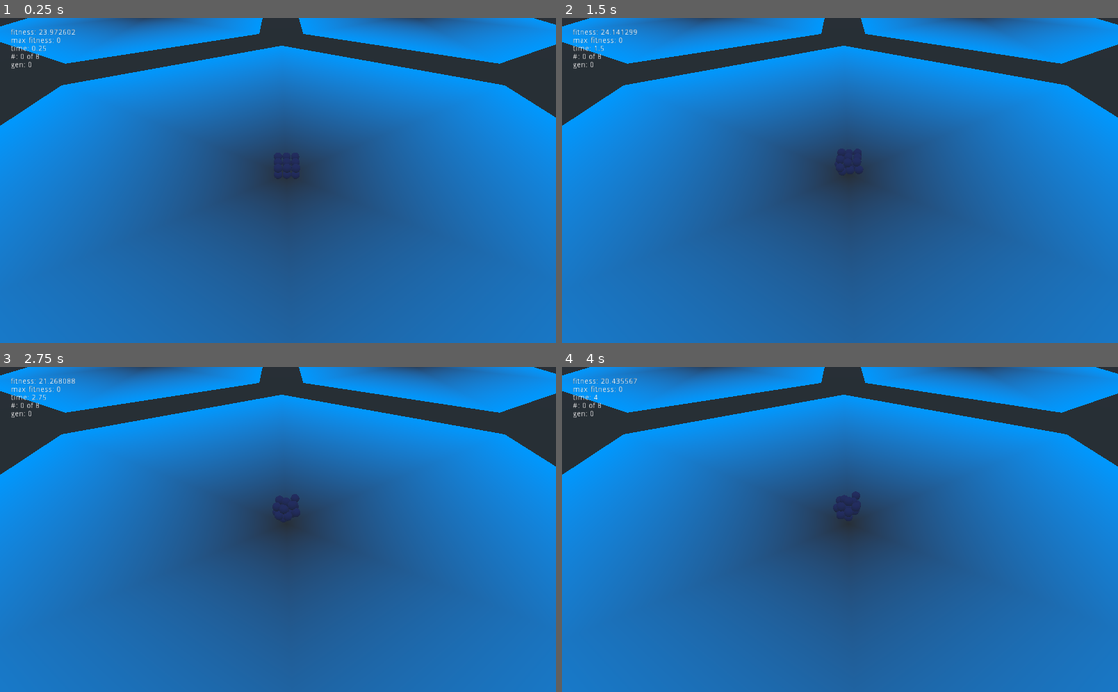
Above: before the commit, frames 1-4 (two rows, left to right).
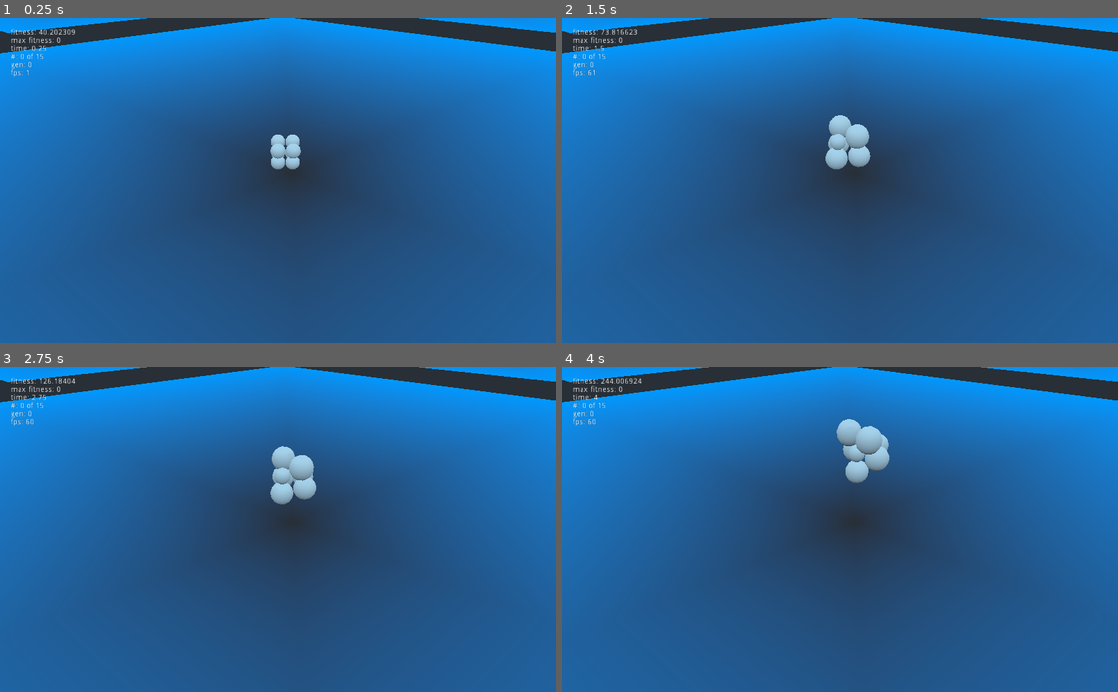
Above: after the commit, the same moments.

Repository: bentles/Particles
Game: Godot game, scene res://TestWorld.tscn
Same seed, same stepped clock (60 frames per second), same inputs: the game is played once before the commit and once after it.
Inputs:
- Up to frame 1 (0.25 s): no input
- Up to frame 2 (1.5 s): no input
- Up to frame 3 (2.75 s): no input
- Up to frame 4 (4 s): no input

The runs differ from the first frame. In frame 1, 86% of the frame differs, in the area x 0-100%, y 0-100%; in frame 2, 87%; in frame 3, 86%; in frame 4, 86%.

Commit message:
sigmoid now relu

Diff:
--- a/Neural Network/Brain.gd
+++ b/Neural Network/Brain.gd
@@ -14,6 +14,7 @@
 var mutation_rate = 0.1
 
 var sigmoid_ref: FuncRef
+var relu_ref: FuncRef
 var dsigmoid_ref: FuncRef
 var mutation_func_ref: FuncRef
 
@@ -21,6 +22,7 @@
 func _init(a, b = 1, c = 1):
 	randomize()
 	sigmoid_ref = funcref(self, 'sigmoid')
+	relu_ref = funcref(self, 'relu')
 	dsigmoid_ref = funcref(self, "dsigmoid")
 	mutation_func_ref = funcref(self, "mutation_func")
 
@@ -60,7 +62,7 @@
 
 	var hidden = MatrixOperator.multiply(weights_ih, inputs)
 	hidden.add(bias_h)
-	hidden.map(sigmoid_ref)
+	hidden.map(relu_ref)
 
 	var outputs = MatrixOperator.multiply(weights_ho, hidden)
 	outputs.add(bias_o)
@@ -124,5 +126,11 @@
 func sigmoid(x):
 	return 1 / (1 + exp(-x))
 
+# func softMax(x):
+# 	e^x / sum(e^x)
+
+func relu(x):
+	return max(x, 0)
+
 func dsigmoid(y):
 	return y * (1 - y)
--- a/Organism/Organism.gd
+++ b/Organism/Organism.gd
@@ -22,14 +22,14 @@
 func calc_fitness():
 	fitness = 0
 	for p in particles:
-		fitness += abs(p.global_transform.origin.x)
-		fitness += abs(p.global_transform.origin.z)
+		fitness += Vector3.ZERO.distance_squared_to(p.global_transform.origin)
+
 
 func _create_particles():
 	particles = []
-	for x in range(-1, 2):
+	for x in range(-1, 1):
 		for y in range(1, 3):
-			for z in range(-1, 2):
+			for z in range(-1, 1):
 				var p = Particle.instance()
 				p.brain = brain # might need some kind of instancing thing here
 				p.translate(Vector3(x, y, z))
--- a/Particle/Particle.gd
+++ b/Particle/Particle.gd
@@ -2,7 +2,7 @@
 
 # Declare member variables here.
 var vel3 = Vector3.ZERO
-export var fmass = 0.8
+export var fmass = 1.9
 
 # maybe can make these asymmetric later if it makes things cooler
 const cooldown_seconds = 0.5
@@ -76,14 +76,6 @@
 
 	var overlapping = $InfluenceArea.get_overlapping_bodies()
 
-	var pos = self.global_transform.origin
-
-	var directions = [ \
-		Vector3(1,0,0), Vector3(-1,0,0), \
-		Vector3(0,1,0), Vector3(0,-1,0), \
-		Vector3(0,0,1), Vector3(0,0,-1), \
-	]
-
 	# assume for now all particles are the same mass so i just pick a
 	# value for G*m1*m2
 
@@ -91,24 +83,14 @@
 
 	var totalInstAcc = Vector3.ZERO;
 
-	var nearby_particles = [ 0, 0, 0, 0, 0, 0 ]
-
 	for body in overlapping:
-		for i in range(6):
-			if body != self:
-				# calculate forces from nearby particles
-				var body3 = body.global_transform.origin
-				var rsq = self.global_transform.origin.distance_squared_to(body3)
-				var r3 = self.global_transform.origin.direction_to(body3)
-				var acc3 = r3 * (gmm * body.fmass * self.fmass)/(rsq)
-				totalInstAcc += acc3
-
-				# read nearby particles
-				# (hmm this info actually seems covered by the force produced)
-				# i will reuse this for state info mayyybe
-				#var dot_prod = directions[i].dot(r3)
-				#dot_prod = 0 if dot_prod < 0 else dot_prod
-				#nearby_particles[i] += dot_prod
+		if body != self:
+			# calculate forces from nearby particles
+			var body3 = body.global_transform.origin
+			var rsq = self.global_transform.origin.distance_squared_to(body3)
+			var r3 = self.global_transform.origin.direction_to(body3)
+			var acc3 = r3 * (gmm * body.fmass * self.fmass)/(rsq)
+			totalInstAcc += acc3
 
 	self.add_central_force(totalInstAcc)
 
--- a/Particle/Particle.tscn
+++ b/Particle/Particle.tscn
@@ -8,19 +8,13 @@
 resource_local_to_scene = true
 radius = 0.5
 
-[sub_resource type="SpatialMaterial" id=3]
-flags_transparent = true
-albedo_color = Color( 0.14902, 0.141176, 0.388235, 1 )
-metallic_specular = 0.8
-
 [sub_resource type="SphereShape" id=4]
 resource_local_to_scene = true
 radius = 0.52
 
-[node name="Particle" type="RigidBody" groups=[
-"Particle",
-]]
+[node name="Particle" type="RigidBody" groups=["Particle"]]
 collision_mask = 19
+mass = 0.8
 physics_material_override = SubResource( 1 )
 angular_damp = 0.8
 script = ExtResource( 1 )
@@ -29,7 +23,6 @@
 shape = SubResource( 2 )
 
 [node name="Body" type="CSGSphere" parent="."]
-material_override = SubResource( 3 )
 radius = 0.5
 radial_segments = 14
 rings = 8
--- a/TestWorld.gd
+++ b/TestWorld.gd
@@ -15,13 +15,13 @@
 
 var generation = 0
 var organisms = []
-const GEN_SIZE = 8
+const GEN_SIZE = 15
 var current_organism
 var current_organism_index = 0
 
 # Called when the node enters the scene tree for the first time.
 func _ready():
-	for i in range(0, GEN_SIZE):
+	for i in range(GEN_SIZE):
 		organisms.push_front(Organism.instance())
 
 	current_organism = organisms[0]
@@ -51,13 +51,12 @@
 		add_child(current_organism)
 
 
-
-
 	var text = "fitness: " + str(current_organism.fitness)
 	text += "\nmax_fitness: " + str(max_fitness)
 	text += "\ntime: " + str(test_time_elapsed)
 	text += "\n#: " + str(current_organism_index) + " of " + str(GEN_SIZE)
 	text += "\ngen: " + str(generation)
+	text += "\nfps: " + str(Engine.get_frames_per_second())
 	$MarginContainer/RichTextLabel.text = text
 
 func roulette_select():
--- a/TestWorld.tscn
+++ b/TestWorld.tscn
@@ -85,7 +85,7 @@
 script = ExtResource( 2 )
 
 [node name="Camera" type="Camera" parent="."]
-transform = Transform( 1, 0, 0, 0, 0.698153, 0.715948, 0, -0.715948, 0.698153, -1, 20, 20 )
+transform = Transform( 1, 0, 0, 0, 0.698153, 0.715948, 0, -0.715948, 0.698153, -1, 12, 12 )
 
 [node name="StaticBody" type="StaticBody" parent="."]
 collision_layer = 16
--- a/project.godot
+++ b/project.godot
@@ -14,6 +14,12 @@
 run/main_scene="res://TestWorld.tscn"
 config/icon="res://icon.png"
 
+[autoload]
+
+Params="*res://NEAT_code/params.gd"
+Innovations="*res://NEAT_code/innovations.gd"
+Utils="*res://NEAT_code/utils.gd"
+
 [layer_names]
 
 3d_physics/layer_1="Particles"
Not shown: 1 places in Particle/Particle.tscn that only renumber resources
